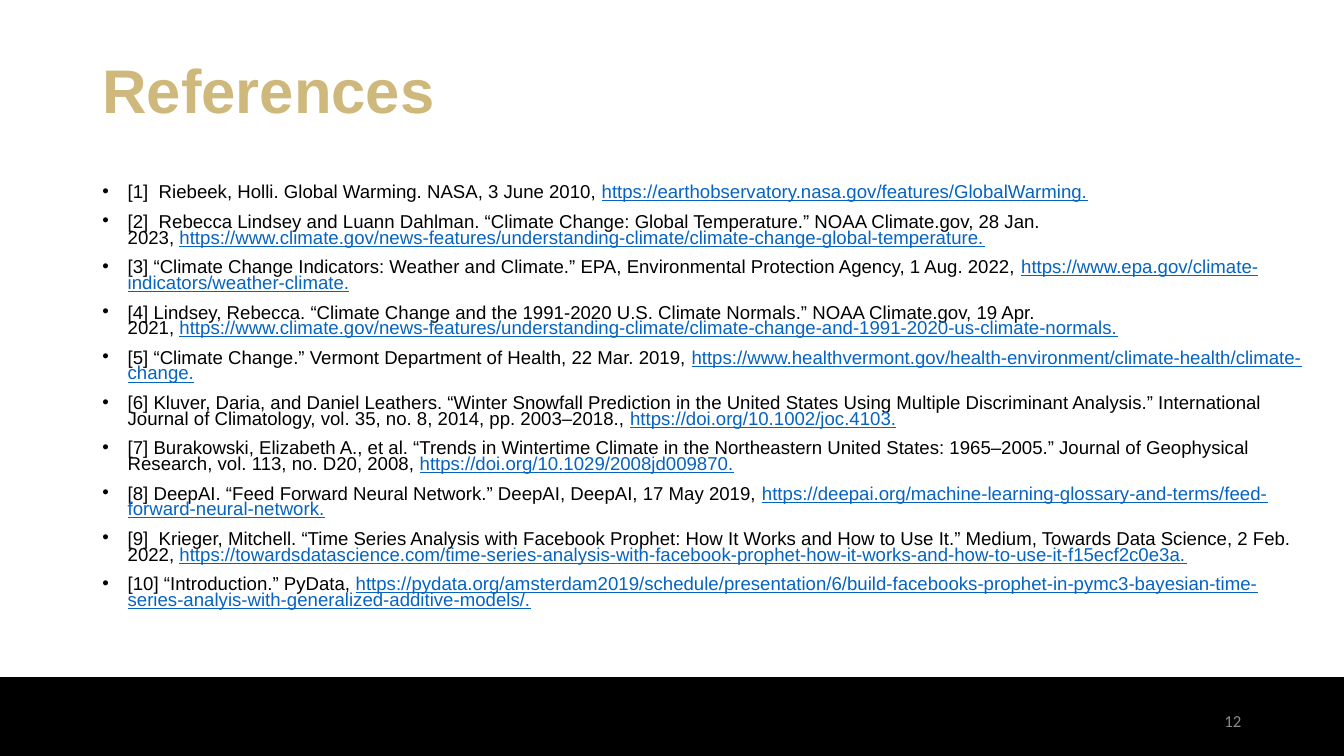
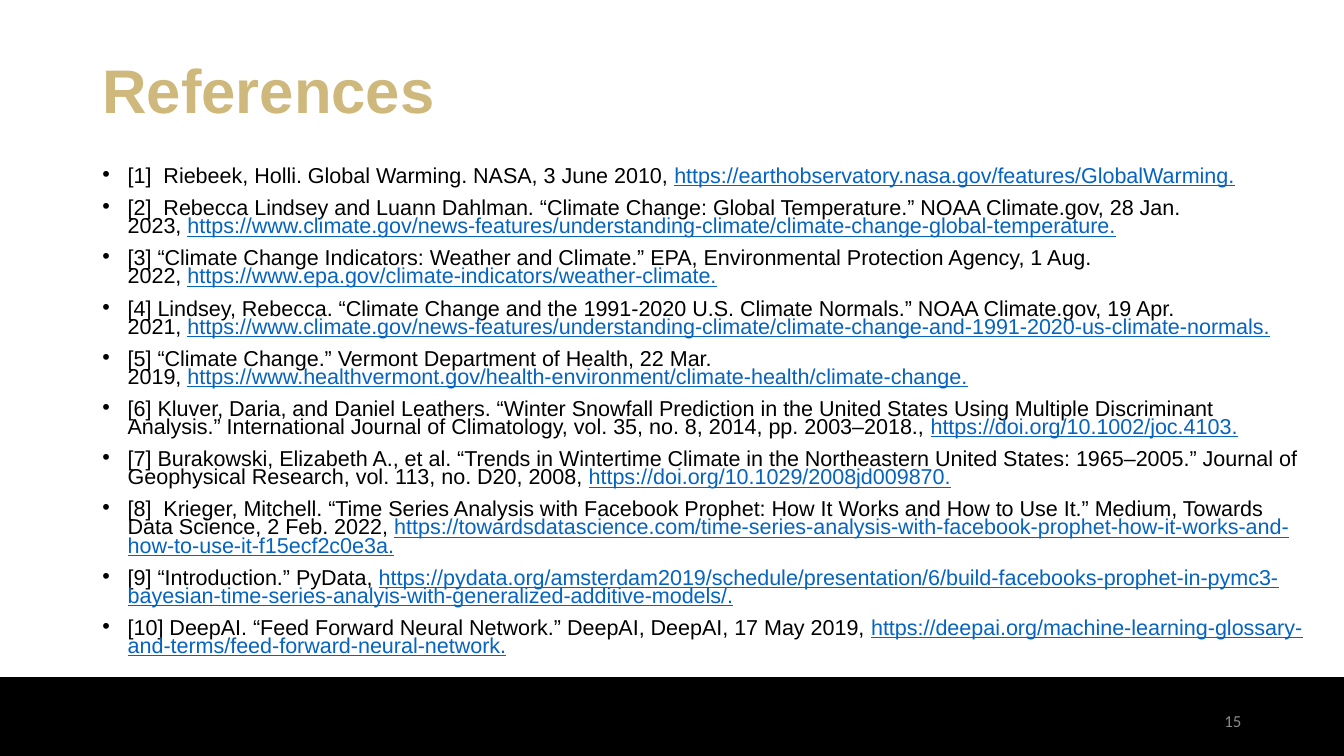
Before and after one commit to eli-kravitz/snowfall_prediction_vt, a slide deck: slide 15 of EliKravitz_ProjectPresentation.pptx (slide 12 before the commit). Drawn at 1344x756 pixels with LibreOffice and Linux fonts; fonts in the diff are those of the drawing; background and template pictures are left out. Boxes give left, top, right and bottom in pixels: in the first picture for what was removed or moved away, otherwise in the second. Text is boxed around its words. In the diff, an @@ line names an element or a change of style, - is before the commit and + after.

```diff
--- a/EliKravitz_ProjectPresentation.pptx
+++ b/EliKravitz_ProjectPresentation.pptx
@@ text "[1] Riebeek, Holli. Global Warming. ...": place and size @@
-text "[1] Riebeek, Holli. Global Warming. ..." at (128,184,1301,610)
+text "[1] Riebeek, Holli. Global Warming. ..." at (128,167,1302,656)
@@ text at (128,167,1297,489): size 13.3 to 15.4 pt in "[1] Riebeek, Holli. Global Warming. NASA, 3 ...", "[2] Rebecca Lindsey and Luann Dahlman. “Climate ...", "[3] “Climate Change Indicators: Weather and Climate.” ...", "[4] Lindsey, Rebecca. “Climate Change and the ..." and 3 more places @@
@@ text at (128,500,1302,656): text changed; size 13.3 to 15.4 pt @@
-• [8] DeepAI. “Feed Forward Neural Network.” DeepAI, DeepAI, 17 May 2019, https://deepai.org/machine-learning-glossary-and-terms/feed-forward-neural-network.
-• [9] Krieger, Mitchell. “Time Series Analysis with Facebook Prophet: How It Works and How to Use It.” Medium, Towards Data Science, 2 Feb. 2022, https://towardsdatascience.com/time-series-analysis-with-facebook-prophet-how-it-works-and-how-to-use-it-f15ecf2c0e3a.
-• [10] “Introduction.” PyData, https://pydata.org/amsterdam2019/schedule/presentation/6/build-facebooks-prophet-in-pymc3-bayesian-time-series-analyis-with-generalized-additive-models/.
+• [8] Krieger, Mitchell. “Time Series Analysis with Facebook Prophet: How It Works and How to Use It.” Medium, Towards Data Science, 2 Feb. 2022, https://towardsdatascience.com/time-series-analysis-with-facebook-prophet-how-it-works-and-how-to-use-it-f15ecf2c0e3a.
+• [9] “Introduction.” PyData, https://pydata.org/amsterdam2019/schedule/presentation/6/build-facebooks-prophet-in-pymc3-bayesian-time-series-analyis-with-generalized-additive-models/.
+• [10] DeepAI. “Feed Forward Neural Network.” DeepAI, DeepAI, 17 May 2019, https://deepai.org/machine-learning-glossary-and-terms/feed-forward-neural-network.
@@ page number at (1224,716,1241,727): text changed @@
-12
+15
```
Also in this commit, not shown: 6 other slides changed, 3 slides added, 2 other files.
